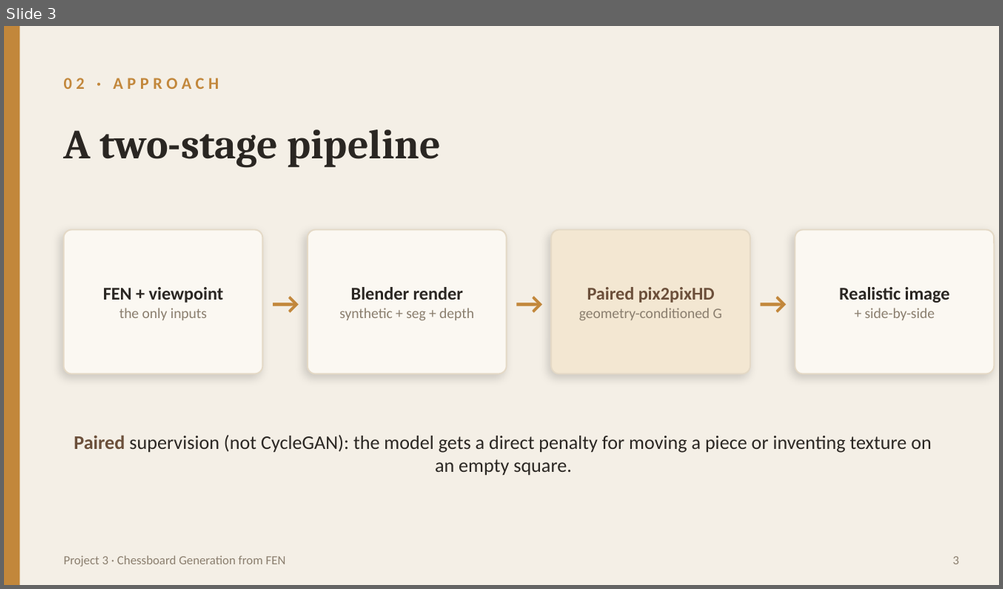
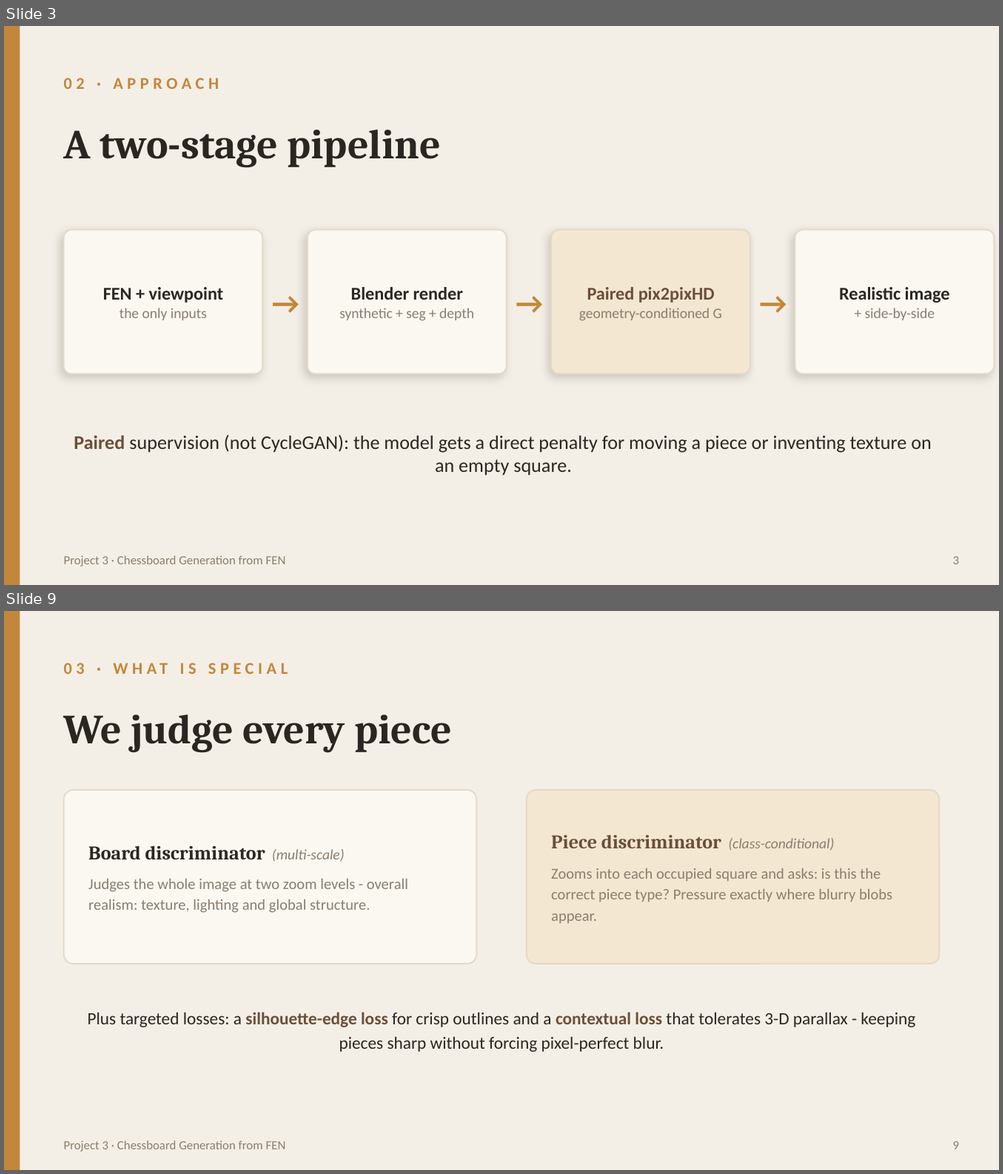
Before and after one commit to TalPodgor/DL_Project3, a slide deck: submission/project3_presentation.pptx. Shown one above the other, each under a label of ours: slide 3 before the commit, slides 3 and 9 after it; the slides between them are not shown. The pictures are 1003x589 and 1003x1174 pixels, drawn with LibreOffice and Linux fonts; fonts in the diff are those of the drawing. Boxes give left, top, right and bottom in pixels: in the first picture for what was removed or moved away, otherwise in the second. Text is boxed around its words. In the diff, an @@ line names an element or a change of style, - is before the commit and + after.

```diff
--- a/submission/project3_presentation.pptx
+++ b/submission/project3_presentation.pptx
@@ slide 9 added at bbox=[4, 611, 999, 1170], background #F4EFE6 @@
@@ rectangle added at bbox=[4, 611, 20, 1170], fill #C2873B @@
@@ text added at bbox=[64, 652, 859, 683], 12 pt, text #C2873B, bold @@
+03 · WHAT IS SPECIAL
@@ text added at bbox=[64, 715, 452, 753], 30 pt, text #2A2622, bold @@
+We judge every piece
@@ rounded rectangle added at bbox=[64, 790, 476, 964], fill #FBF8F2, outline #E4D9C6 1 pt @@
@@ rounded rectangle added at bbox=[526, 790, 939, 964], fill #F3E7D2, outline #E4D9C6 1 pt @@
@@ text added at bbox=[88, 846, 408, 913], 11 pt, text #8A7E6E @@
+Board discriminator (multi-scale)
+Judges the whole image at two zoom levels - overall realism: texture, lighting and global structure.
@@ text added at bbox=[551, 835, 892, 923], 11 pt, text #8A7E6E @@
+Piece discriminator (class-conditional)
+Zooms into each occupied square and asks: is this the correct piece type? Pressure exactly where blurry blobs appear.
@@ text added at bbox=[88, 1012, 915, 1052], 12.5 pt, text #2A2622 @@
+Plus targeted losses: a silhouette-edge loss for crisp outlines and a contextual loss that tolerates 3-D parallax - keeping pieces sharp without forcing pixel-perfect blur.
@@ text added at bbox=[64, 1141, 286, 1152], 9 pt, text #8A7E6E @@
+Project 3 · Chessboard Generation from FEN
@@ text added at bbox=[953, 1142, 959, 1150], 9 pt, text #8A7E6E @@
+9
```
Also in this commit, not shown: 8 slides changed, 6 other slides added, 10 other files.
